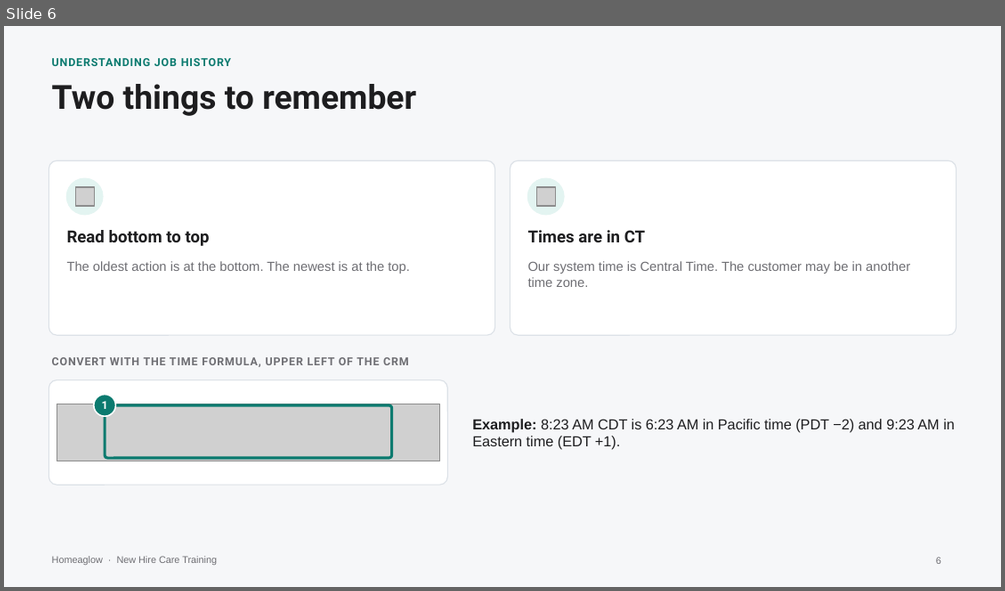
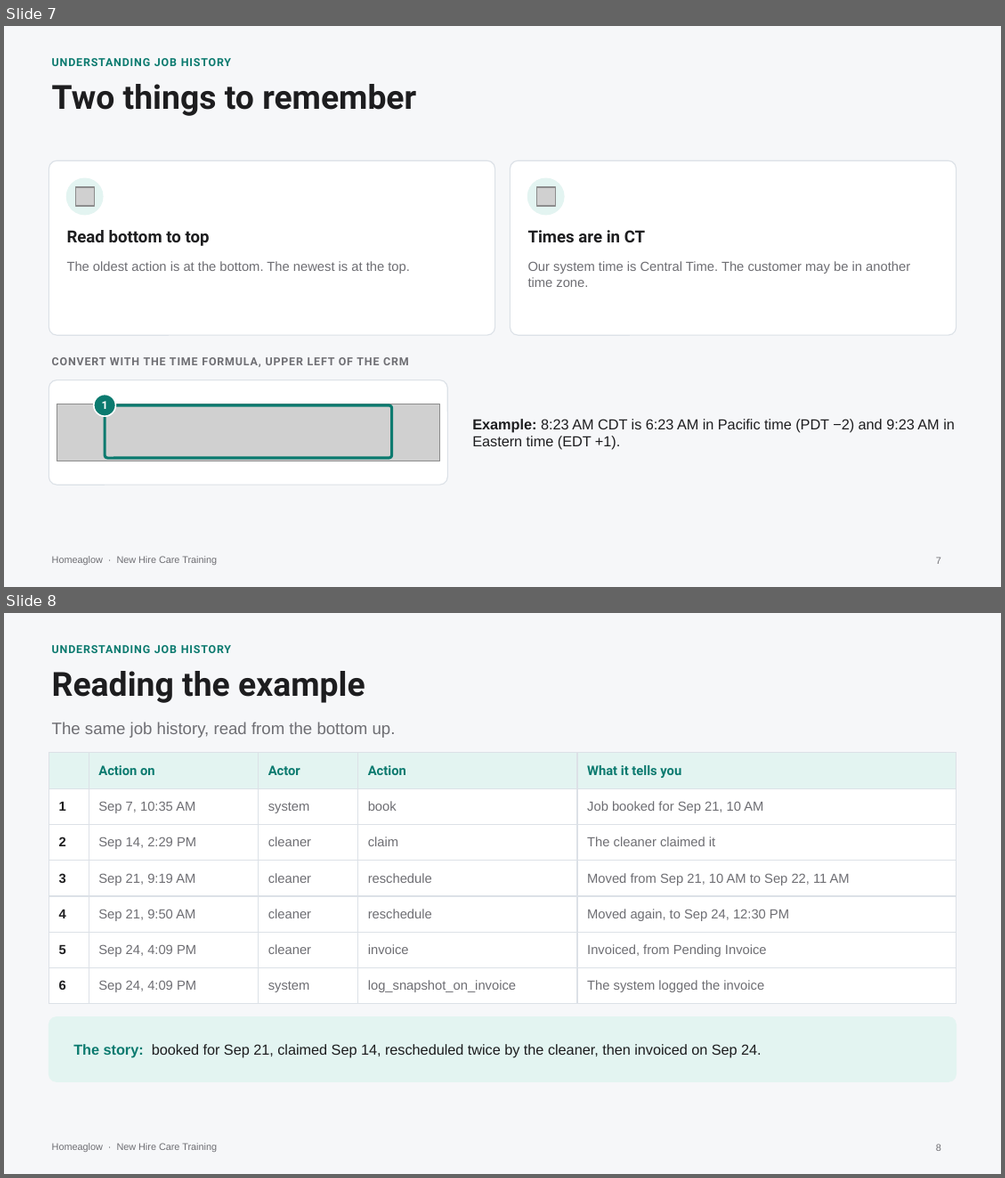
Before and after one commit to anjulimichelle/training, a slide deck: platform-mechanics/platform-operating-mechanics.pptx. Shown one above the other, each under a label of ours: slide 6 before the commit, slides 7 and 8 after it. The pictures are 1005x591 and 1005x1178 pixels, drawn with LibreOffice and Linux fonts; fonts in the diff are those of the drawing; grey boxes stand for pictures. Boxes give left, top, right and bottom in pixels: in the first picture for what was removed or moved away, otherwise in the second. Text is boxed around its words. In the diff, an @@ line names an element or a change of style, - is before the commit and + after.

```diff
--- a/platform-mechanics/platform-operating-mechanics.pptx
+++ b/platform-mechanics/platform-operating-mechanics.pptx
@@ slide 8 added at (4, 613, 1001, 1174), background #F6F7F9; not listed: 1 template element that a slide beside it also shows @@
@@ text added at (52, 645, 231, 653), 8 pt, text #0B7A6F, bold @@
+UNDERSTANDING JOB HISTORY
@@ text added at (52, 671, 365, 703), 24 pt, text #1D1D1F, bold @@
+Reading the example
@@ text added at (52, 722, 396, 738), 12 pt, text #6E6E73 @@
+The same job history, read from the bottom up.
@@ table added at (48, 753, 956, 996), 7 rows, 5 columns @@
+ | Action on | Actor | Action | What it tells you
+1 | Sep 7, 10:35 AM | system | book | Job booked for Sep 21, 10 AM
+2 | Sep 14, 2:29 PM | cleaner | claim | The cleaner claimed it
+3 | Sep 21, 9:19 AM | cleaner | reschedule | Moved from Sep 21, 10 AM to Sep 22, 11 AM
+4 | Sep 21, 9:50 AM | cleaner | reschedule | Moved again, to Sep 24, 12:30 PM
+5 | Sep 24, 4:09 PM | cleaner | invoice | Invoiced, from Pending Invoice
+6 | Sep 24, 4:09 PM | system | log_snapshot_on_invoice | The system logged the invoice
@@ rounded rectangle added at (48, 1017, 956, 1081), fill #E3F4F1, outline #E3F4F1 0.75 pt @@
@@ text added at (73, 1044, 761, 1058), 10.5 pt, text #1D1D1F @@
+The story: booked for Sep 21, claimed Sep 14, rescheduled twice by the cleaner, then invoiced on Sep 24.
@@ page number added at (936, 1143, 941, 1151), 7 pt, text #6E6E73 @@
+8
@@ what was slide 6 is now slide 7 @@
@@ page number at (936, 556, 941, 564): text changed @@
-6
+7
```
Also in this commit, not shown: 2 slides changed, 3 other slides added, 2 slides removed, 4 other files.
